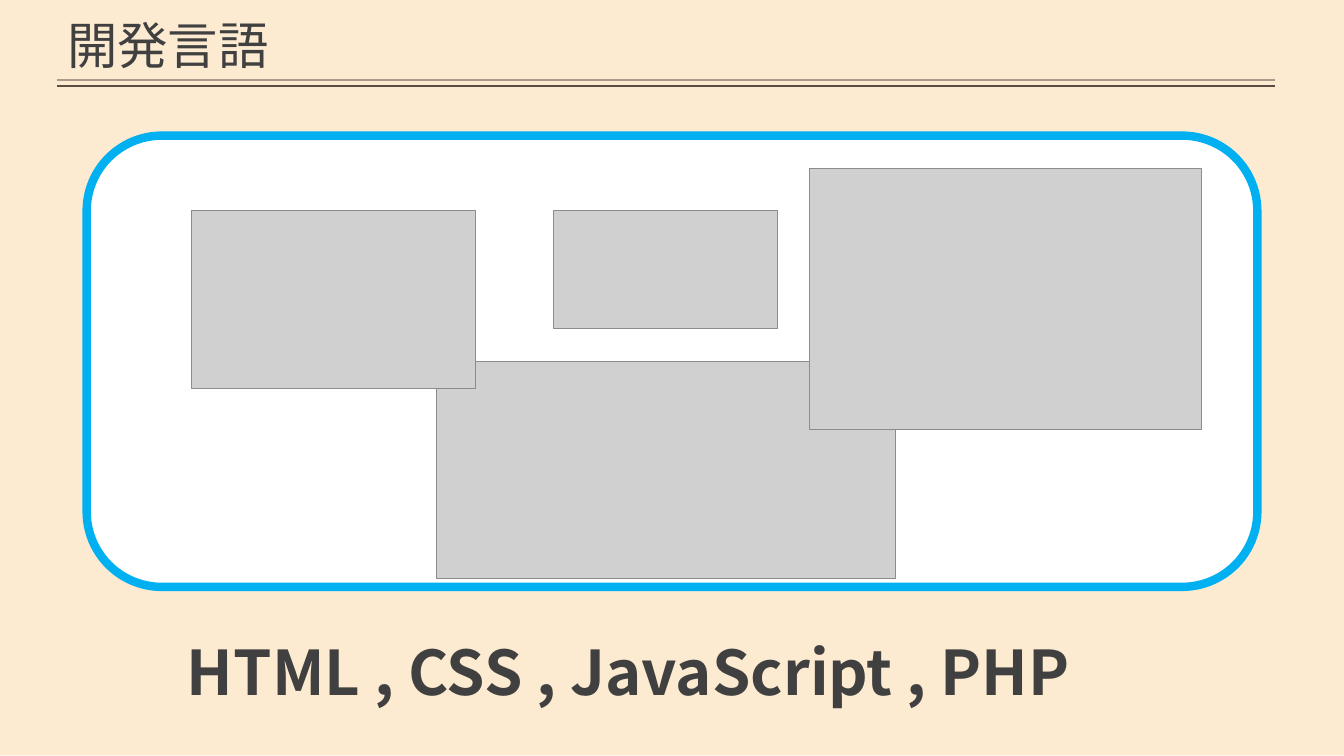
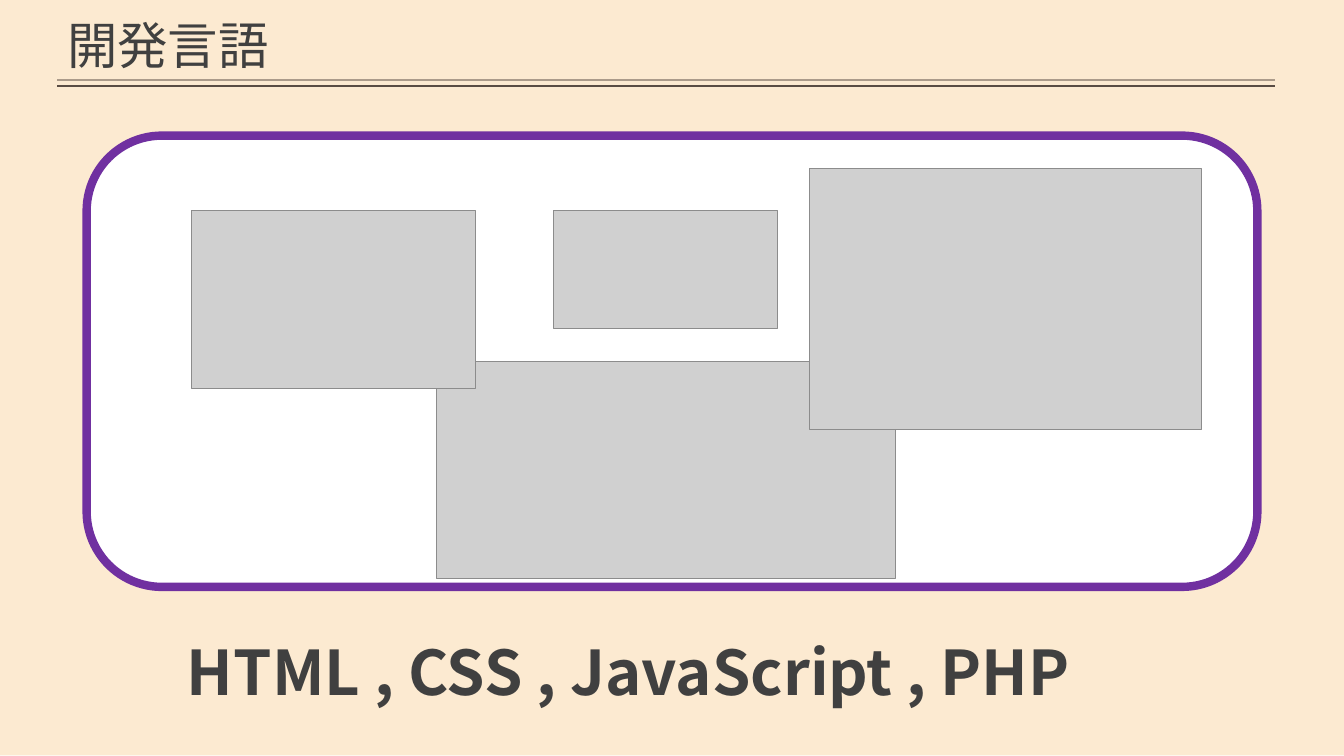
Before and after one commit to AdiosSora/subcall_cosmo, a slide deck: slide 9 of stable.pptx (slide 6 before the commit). Drawn at 1344x756 pixels with LibreOffice and Linux fonts; fonts in the diff are those of the drawing; grey boxes stand for pictures; background and template pictures are left out. Boxes give left, top, right and bottom in pixels: in the first picture for what was removed or moved away, otherwise in the second. Text is boxed around its words. In the diff, an @@ line names an element or a change of style, - is before the commit and + after.

```diff
--- a/stable.pptx
+++ b/stable.pptx
@@ rounded rectangle at [87, 136, 1257, 588]: outline #00B0F0 6 pt to #7030A0 6 pt @@
```
Also in this commit, not shown: 5 other slides changed, 1 slide added, 1 slide removed.
